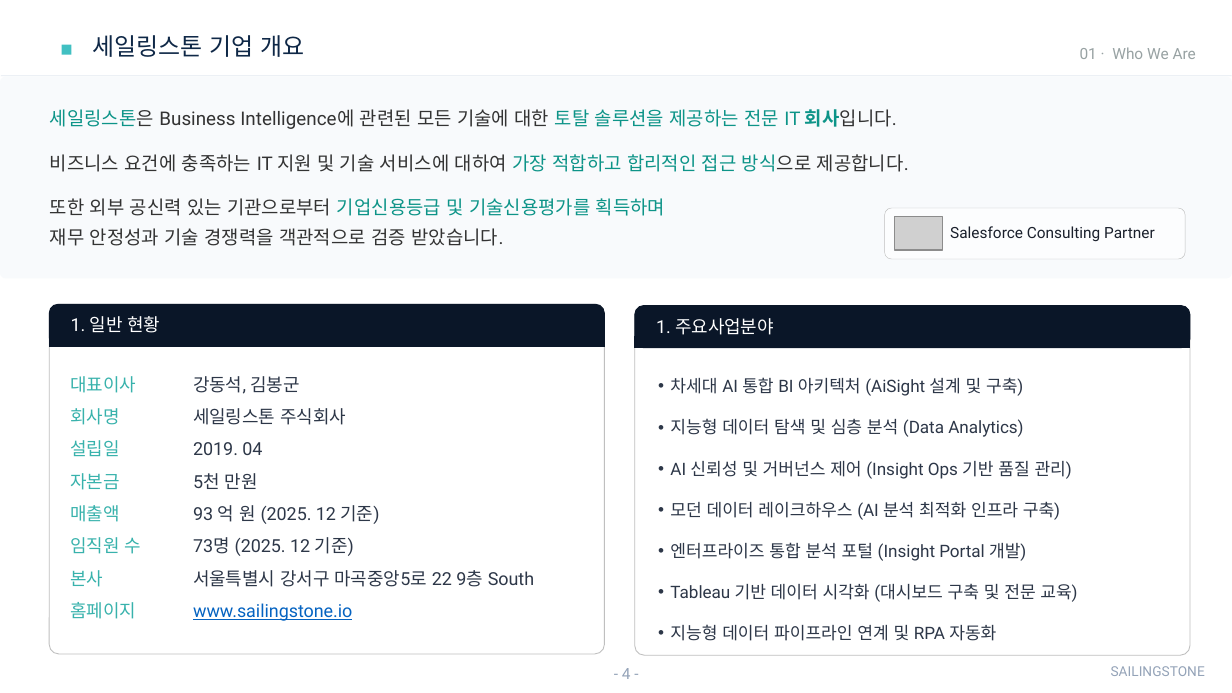
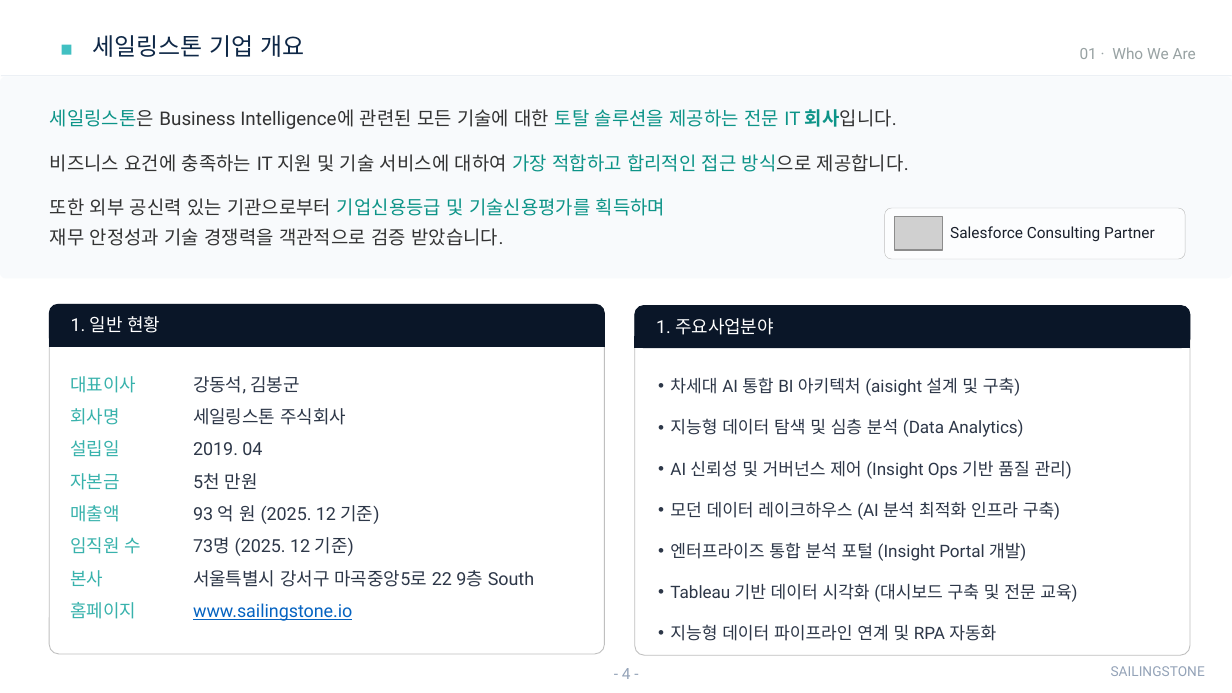
Before and after one commit to sellect-team/doc, a slide deck: slide 4 of docs/company/_source/company-intro-2026.pptx. Drawn at 1232x693 pixels with LibreOffice and Linux fonts; fonts in the diff are those of the drawing; grey boxes stand for pictures. Boxes give left, top, right and bottom in pixels: in the first picture for what was removed or moved away, otherwise in the second. Text is boxed around its words. In the diff, an @@ line names an element or a change of style, - is before the commit and + after.

```diff
--- a/docs/company/_source/company-intro-2026.pptx
+++ b/docs/company/_source/company-intro-2026.pptx
@@ text at <box>670,377,1020,396</box>: text changed @@
-• 차세대 AI 통합 BI 아키텍처 (AiSight 설계 및 구축)
+• 차세대 AI 통합 BI 아키텍처 (aisight 설계 및 구축)
```
Also in this commit, not shown: 5 other slides changed, 2 slides added, 21 other files.
